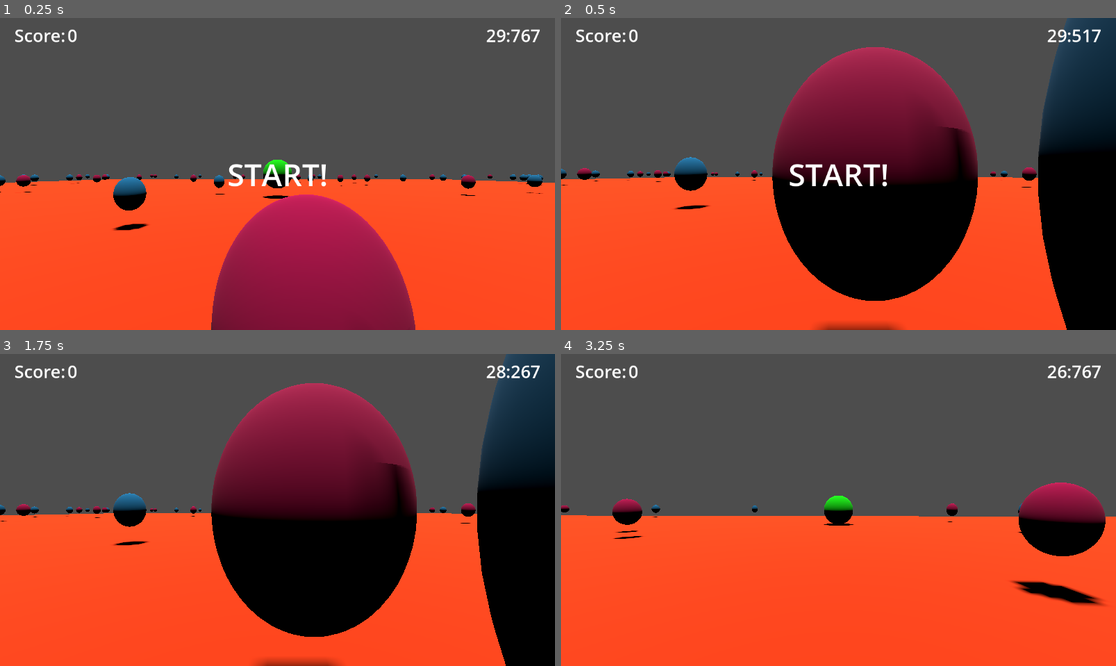
Above: before the commit, frames 1-4 (two rows, left to right).
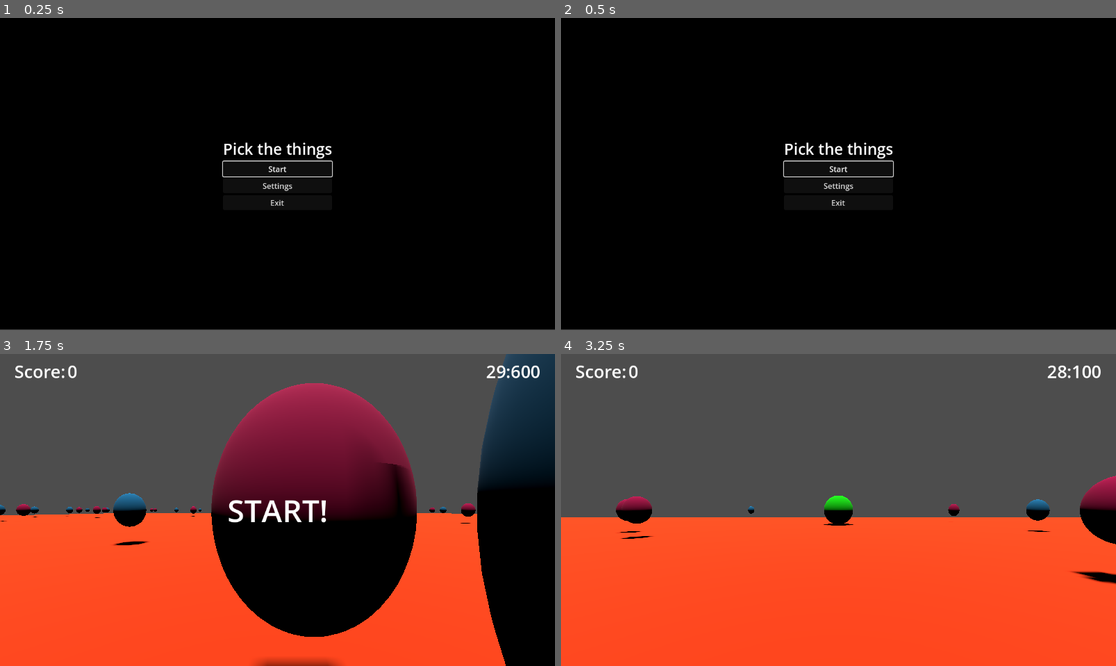
Above: after the commit, the same moments.

Repository: tfcb93/pick-up-the-things
Game: Godot game, scene res://Scenes/Start_screen.tscn
The game is run twice, just before and just after one commit, with the same random seed, the same clock (stepped at 60 frames per second) and the same inputs. Before the commit the project starts from res://Scenes/Main.tscn.
Inputs (mouse positions are in pixels of both pictures, inside the frame that each line leads up to):
- Up to frame 1 (0.25 s): no input
- Up to frame 2 (0.5 s): no input
- Up to frame 3 (1.75 s): click (277, 522) at 0.5 s, where only the run after the commit has a clickable "Settings"; click (277, 503) at 1.25 s, where only the run after the commit has a clickable "Start"
- Up to frame 4 (3.25 s): move the mouse to (866, 510) at 2.02 s; hold Space (action) 2.03-2.78 s; hold Up (move_forward) from 2.03 s (still down); move the mouse to (810, 510) at 2.77 s; tap Space (action) at 2.85 s

The runs differ from the first frame. In frame 1, 99% of the frame differs, in the area x 0-100%, y 0-100%; in frame 2, 81%; in frame 3, 0.7%; in frame 4, 5.1%.

Commit message:
[WIP] adding menus for pause and start the game

Diff:
--- a/Scenes/Game.tscn
+++ b/Scenes/Game.tscn
@@ -1,7 +1,8 @@
-[gd_scene load_steps=3 format=3 uid="uid://rfpeecwp7471"]
+[gd_scene load_steps=4 format=3 uid="uid://rfpeecwp7471"]
 
 [ext_resource type="Script" path="res://Scripts/Game.gd" id="1_bh6s5"]
 [ext_resource type="PackedScene" uid="uid://dxcbkl657ae5t" path="res://Scenes/Main.tscn" id="2_6ly81"]
+[ext_resource type="PackedScene" uid="uid://v0t6iw5t63gj" path="res://Scenes/Pause_menu.tscn" id="3_62q72"]
 
 [node name="Game" type="Node"]
 process_mode = 3
@@ -9,3 +10,5 @@
 
 [node name="Main" parent="." instance=ExtResource("2_6ly81")]
 process_mode = 1
+
+[node name="Pause Menu" parent="." instance=ExtResource("3_62q72")]
--- /dev/null
+++ b/Scenes/Pause_menu.tscn
@@ -0,0 +1,41 @@
+[gd_scene load_steps=2 format=3 uid="uid://v0t6iw5t63gj"]
+
+[ext_resource type="Script" path="res://Scripts/Pause_menu.gd" id="1_arvq0"]
+
+[node name="Pause Menu" type="CanvasLayer"]
+process_mode = 2
+script = ExtResource("1_arvq0")
+
+[node name="ColorRect" type="ColorRect" parent="."]
+offset_left = 128.0
+offset_top = 64.0
+offset_right = 1024.0
+offset_bottom = 576.0
+color = Color(0.172549, 0.172549, 0.172549, 0.529412)
+
+[node name="VBoxContainer" type="VBoxContainer" parent="."]
+offset_left = 448.0
+offset_top = 192.0
+offset_right = 704.0
+offset_bottom = 448.0
+alignment = 1
+
+[node name="Back" type="Button" parent="VBoxContainer"]
+layout_mode = 2
+text = "Back to the game"
+
+[node name="Reset" type="Button" parent="VBoxContainer"]
+layout_mode = 2
+text = "Reset"
+
+[node name="Settings" type="Button" parent="VBoxContainer"]
+layout_mode = 2
+text = "Settings"
+
+[node name="Exit" type="Button" parent="VBoxContainer"]
+layout_mode = 2
+text = "Exit to main screen"
+
+[connection signal="pressed" from="VBoxContainer/Back" to="." method="_on_back_pressed"]
+[connection signal="pressed" from="VBoxContainer/Reset" to="." method="_on_reset_pressed"]
+[connection signal="pressed" from="VBoxContainer/Exit" to="." method="_on_exit_pressed"]
--- a/Scenes/Player.tscn
+++ b/Scenes/Player.tscn
@@ -29,6 +29,7 @@
 spring_length = 7.0
 margin = 0.2
 script = ExtResource("2_tx15u")
+use_mouse_camera = false
 wheel_sensibility = 4
 
 [node name="Camera3D" type="Camera3D" parent="CameraPivot"]
--- a/Scenes/Start_screen.tscn
+++ b/Scenes/Start_screen.tscn
@@ -36,14 +36,20 @@
 
 [node name="Start Button" type="Button" parent="VBoxContainer/ButtonContainer"]
 layout_mode = 2
+focus_neighbor_top = NodePath("../Exit Button")
+focus_neighbor_bottom = NodePath("../Settings Button")
 text = "Start"
 
 [node name="Settings Button" type="Button" parent="VBoxContainer/ButtonContainer"]
 layout_mode = 2
+focus_neighbor_top = NodePath("../Start Button")
+focus_neighbor_bottom = NodePath("../Exit Button")
 text = "Settings"
 
 [node name="Exit Button" type="Button" parent="VBoxContainer/ButtonContainer"]
 layout_mode = 2
+focus_neighbor_top = NodePath("../Settings Button")
+focus_neighbor_bottom = NodePath("../Start Button")
 text = "Exit"
 
 [connection signal="pressed" from="VBoxContainer/ButtonContainer/Start Button" to="." method="_on_start_button_pressed"]
--- a/Scripts/CameraPivot.gd
+++ b/Scripts/CameraPivot.gd
@@ -3,14 +3,16 @@
 @onready var camera = $Camera3D;
 
 ## Mouse variables
-@export var mouse_sensibility := 0.05; ##
+@export var mouse_sensibility := 0.05;
 @export var invert_wheel_movement := false;
+@export var use_mouse_camera := true;
 @export_range(1,10,1) var wheel_sensibility := 1;
 
 func _ready():
 	# this is necessary, otherwise the camera will move
 	set_as_top_level(true);
-	Input.mouse_mode = 2;
+	if use_mouse_camera:
+		Input.mouse_mode = 2;
 
 func _process(delta):
 	if not WorldGlobals.timeIsOut:
@@ -19,23 +21,24 @@
 		game_stop_camera();
 
 func _unhandled_input(event: InputEvent) -> void:
-	if event is InputEventMouseMotion:
-		rotation_degrees.y -= event.relative.x * mouse_sensibility;
-		rotation_degrees.y = wrapf(rotation_degrees.y, 0.0, 360.0);
+	if use_mouse_camera:
+		if event is InputEventMouseMotion:
+			rotation_degrees.y -= event.relative.x * mouse_sensibility;
+			rotation_degrees.y = wrapf(rotation_degrees.y, 0.0, 360.0);
 
-		rotation_degrees.x -= event.relative.y * mouse_sensibility;
-		rotation_degrees.x = clamp(rotation_degrees.x, -45.0, 0.0);
-	if event is InputEventMouseButton:
-		if event.button_index == MOUSE_BUTTON_WHEEL_UP:
-			if invert_wheel_movement and spring_length > 2:
-				spring_length -= 0.1 * wheel_sensibility;
-			elif spring_length < 10:
-				spring_length += 0.1 * wheel_sensibility;
-		if event.button_index == MOUSE_BUTTON_WHEEL_DOWN:
-			if invert_wheel_movement and spring_length < 10:
-				spring_length += 0.1 * wheel_sensibility;
-			elif  spring_length > 2:
-				spring_length -= 0.1 * wheel_sensibility;
+			rotation_degrees.x -= event.relative.y * mouse_sensibility;
+			rotation_degrees.x = clamp(rotation_degrees.x, -45.0, 0.0);
+		if event is InputEventMouseButton:
+			if event.button_index == MOUSE_BUTTON_WHEEL_UP:
+				if invert_wheel_movement and spring_length > 2:
+					spring_length -= 0.1 * wheel_sensibility;
+				elif spring_length < 10:
+					spring_length += 0.1 * wheel_sensibility;
+			if event.button_index == MOUSE_BUTTON_WHEEL_DOWN:
+				if invert_wheel_movement and spring_length < 10:
+					spring_length += 0.1 * wheel_sensibility;
+				elif  spring_length > 2:
+					spring_length -= 0.1 * wheel_sensibility;
 
 func _camera_movement() -> void:
 	if Input.is_action_pressed("camera_backward") and spring_length < 10:
--- a/Scripts/Events.gd
+++ b/Scripts/Events.gd
@@ -24,3 +24,8 @@
 signal _restart_game;
 
 signal _add_time(time);
+
+
+signal _is_paused;
+
+signal _is_unpaused;
--- a/Scripts/Game.gd
+++ b/Scripts/Game.gd
@@ -2,21 +2,30 @@
 
 var isPaused := false;
 var mainGameInstance := preload("res://Scenes/Main.tscn");
+@onready var pause_screen := $"Pause Menu";
 
 func _ready() -> void:
-	pass;
+	Events._is_unpaused.connect(_on_unpause);
+	pause_screen.visible = false;
 
 func _process(delta: float) -> void:
-	if Input.is_action_just_pressed("pause"):
+	# Detect if it's in game and open the menu screen
+	if Input.is_action_just_pressed("Pause"):
 		isPaused = not isPaused;
 		if isPaused == true:
 			_on_pause();
+			pause_screen.visible = true;
 		else:
 			_on_unpause();
+			pause_screen.visible = false;
 
 
 func _on_pause() -> void:
+	Events.emit_signal("_is_paused");
 	get_tree().paused = true;
 
 func _on_unpause() -> void:
+#	Events.emit_signal("_is_paused");
 	get_tree().paused = false;
+	isPaused = not isPaused;
+	pause_screen.visible = false;
--- /dev/null
+++ b/Scripts/Pause_menu.gd
@@ -0,0 +1,23 @@
+extends CanvasLayer
+
+@onready var focus_button := $VBoxContainer/Back;
+
+func _ready():
+	Events._is_paused.connect(_on_open_menu);
+
+func _on_reset_pressed():
+	Events.emit_signal("_restart_game");
+	Events.emit_signal("_is_unpaused");
+
+
+func _on_exit_pressed():
+	get_tree().paused = false;
+	get_tree().change_scene_to_file("res://Scenes/Start_screen.tscn");
+
+
+func _on_open_menu():
+	focus_button.grab_focus();
+
+
+func _on_back_pressed():
+	Events.emit_signal("_is_unpaused");
--- a/Scripts/Start_screen.gd
+++ b/Scripts/Start_screen.gd
@@ -1,43 +1,16 @@
 extends CanvasLayer
 
-var buttonChildren;
-var buttonTreeIndex := 0;
-var actualButton: Button;
-var buttonChildrenSize: int;
+@onready var start_button := $"VBoxContainer/ButtonContainer/Start Button";
 
 func _ready() -> void:
-	buttonChildren = $VBoxContainer/ButtonContainer.get_children();
-	buttonChildrenSize = buttonChildren.size();
-	actualButton = buttonChildren[buttonTreeIndex];
-	actualButton.grab_focus();
-
-func _input(event: InputEvent) -> void:
-	if event.is_action_pressed("move_forward"):
-		buttonTreeIndex = changeFocusIndex(-1);
-		actualButton = buttonChildren[buttonTreeIndex];
-	if event.is_action_pressed("move_back"):
-		buttonTreeIndex = changeFocusIndex(1);
-		actualButton = buttonChildren[buttonTreeIndex]
-	if event.is_action_pressed("action"):
-		print(actualButton);
-
-
+	start_button.grab_focus();
 
 func _on_start_button_pressed() -> void:
-	print("Press start");
-
+	get_tree().change_scene_to_file("res://Scenes/Game.tscn");
 
 func _on_settings_button_pressed() -> void:
 	print("Press settings");
 
 
 func _on_exit_button_pressed() -> void:
-	print("Press exit");
-
-func changeFocusIndex(val) -> int:
-	if (buttonTreeIndex + val > buttonChildrenSize - 1):
-		return 0;
-	elif (buttonTreeIndex + val < 0):
-		return buttonChildrenSize - 1;
-	else:
-		return buttonTreeIndex + val;
+	get_tree().quit();
--- a/Scripts/UI.gd
+++ b/Scripts/UI.gd
@@ -14,17 +14,19 @@
 	if not runTimer.is_stopped():
 		set_timer_text();
 
+# Não deveria ter como aumentar o score aqui, só atualizar
 func increase_score() -> void:
 	PlayerGlobals.score += 1;
 	scoreLabel.text = str(PlayerGlobals.score);
 
 
+# Eu também acho que não deveria começar o timer por aqui, mas sim por outra fonte. Aqui deveria só mostrar o tempo
+# Eu posso olhar o exemplo inicial do godot para ver como ele cuida do tempo, pois ficar enviando sinal toda vez que o tempo muda é ruim
 func start_timer() -> void:
 	runTimer.start(WorldGlobals.gameTime);
 	WorldGlobals.timeIsOut = false;
 
 func game_stop() -> void:
-	print("time stoped");
 	timerLabel.text = "0:000"; # Yeah yeah, I know...
 	runTimer.stop();
 	WorldGlobals.timeIsOut = true;
--- a/project.godot
+++ b/project.godot
@@ -11,7 +11,7 @@
 [application]
 
 config/name="Playing with 3d"
-run/main_scene="res://Scenes/Main.tscn"
+run/main_scene="res://Scenes/Start_screen.tscn"
 config/features=PackedStringArray("4.1", "Forward Plus")
 config/icon="res://icon.svg"
 
@@ -23,6 +23,20 @@
 
 [input]
 
+ui_accept={
+"deadzone": 0.5,
+"events": [Object(InputEventKey,"resource_local_to_scene":false,"resource_name":"","device":0,"window_id":0,"alt_pressed":false,"shift_pressed":false,"ctrl_pressed":false,"meta_pressed":false,"pressed":false,"keycode":4194309,"physical_keycode":0,"key_label":0,"unicode":0,"echo":false,"script":null)
+, Object(InputEventKey,"resource_local_to_scene":false,"resource_name":"","device":0,"window_id":0,"alt_pressed":false,"shift_pressed":false,"ctrl_pressed":false,"meta_pressed":false,"pressed":false,"keycode":4194310,"physical_keycode":0,"key_label":0,"unicode":0,"echo":false,"script":null)
+, Object(InputEventKey,"resource_local_to_scene":false,"resource_name":"","device":0,"window_id":0,"alt_pressed":false,"shift_pressed":false,"ctrl_pressed":false,"meta_pressed":false,"pressed":false,"keycode":32,"physical_keycode":0,"key_label":0,"unicode":32,"echo":false,"script":null)
+, Object(InputEventJoypadButton,"resource_local_to_scene":false,"resource_name":"","device":-1,"button_index":0,"pressure":0.0,"pressed":true,"script":null)
+]
+}
+ui_select={
+"deadzone": 0.5,
+"events": [Object(InputEventKey,"resource_local_to_scene":false,"resource_name":"","device":0,"window_id":0,"alt_pressed":false,"shift_pressed":false,"ctrl_pressed":false,"meta_pressed":false,"pressed":false,"keycode":32,"physical_keycode":0,"key_label":0,"unicode":32,"echo":false,"script":null)
+, Object(InputEventJoypadButton,"resource_local_to_scene":false,"resource_name":"","device":-1,"button_index":3,"pressure":0.0,"pressed":true,"script":null)
+]
+}
 move_left={
 "deadzone": 0.5,
 "events": [Object(InputEventKey,"resource_local_to_scene":false,"resource_name":"","device":0,"window_id":0,"alt_presse …(181 unchanged characters)…
@@ -94,6 +108,6 @@
 Pause={
 "deadzone": 0.5,
 "events": [Object(InputEventJoypadButton,"resource_local_to_scene":false,"resource_name":"","device":-1,"button_index":6,"pressure":0.0,"pressed":true,"script":null)
-, Object(InputEventKey,"resource_local_to_scene":false,"resource_name":"","device":-1,"window_id":0,"alt_pressed":false,"shift_pressed":false,"ctrl_pressed":false,"meta_pressed":false,"pressed":false,"keycode":0,"physical_keycode":4194305,"key_label":0,"unicode":0,"echo":false,"script":null)
+, Object(InputEventKey,"resource_local_to_scene":false,"resource_name":"","device":-1,"window_id":0,"alt_pressed":false,"shift_pressed":false,"ctrl_pressed":false,"meta_pressed":false,"pressed":false,"keycode":0,"physical_keycode":80,"key_label":0,"unicode":112,"echo":false,"script":null)
 ]
 }
